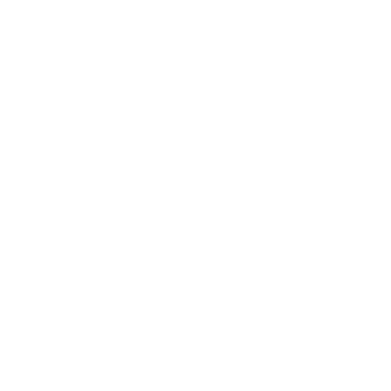
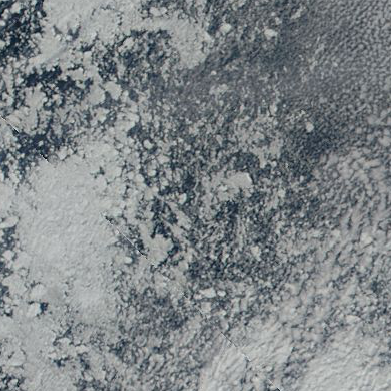
Revision of a layered 391 x 391 image; what changed, layer by layer:
added layer "348_laptev_sea_100km_20060806.aqua.truecolor.250m" above "Background" over [0, 0, 391, 391]
